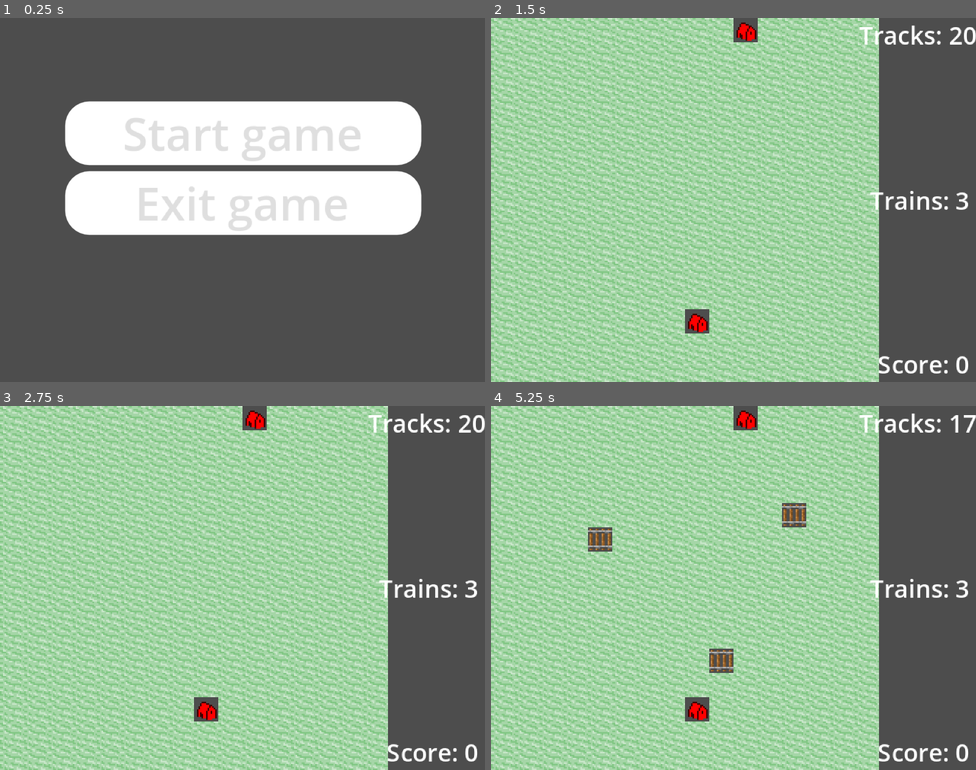
Above: before the commit, frames 1-4 (two rows, left to right).
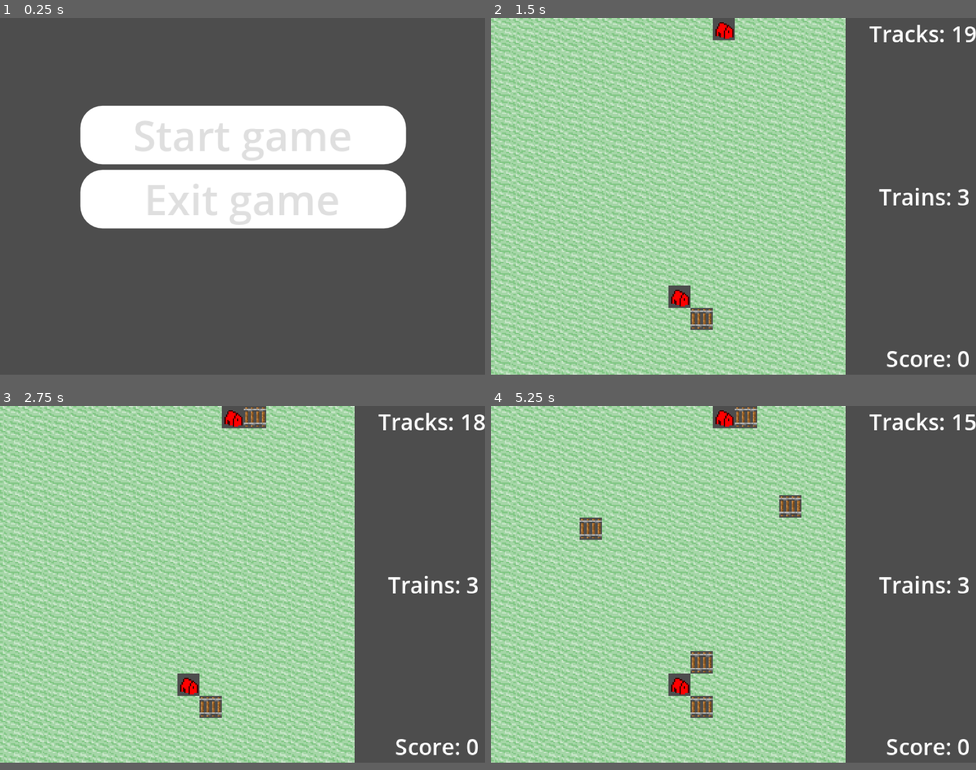
Above: after the commit, the same moments.

Repository: adrians127/euro-train
Game: Godot game, scene res://scenes/Mainmenu.tscn
The game is run twice, just before and just after one commit, with the same random seed, the same clock (stepped at 60 frames per second) and the same inputs.
Inputs (mouse positions are in pixels of both pictures, inside the frame that each line leads up to):
- Up to frame 1 (0.25 s): no input
- Up to frame 2 (1.5 s): click "Start game" at 0.5 s; tap Enter at 1.25 s; move the mouse to (694, 320) at 1.27 s; click (694, 320) at 1.42 s
- Up to frame 3 (2.75 s): tap Space at 2 s; move the mouse to (252, 416) at 2.02 s; click (252, 416) at 2.17 s
- Up to frame 4 (5.25 s): tap Enter at 2.75, 4.25 s; move the mouse to (782, 507) at 2.77 s; click (782, 507) at 2.92 s; tap Space at 3.5, 5 s; move the mouse to (709, 660) at 3.52 s; click (709, 660) at 3.67 s; move the mouse to (879, 642) at 4.27 s; click (879, 642) at 4.42 s; move the mouse to (588, 533) at 5.02 s; click (588, 533) at 5.17 s
In our replay, the window is 800x600 before the commit and 800x588 after it. These sizes can differ from the game's own. Grey fills any space a smaller window leaves; there, only what the larger window draws over its background counts as a difference.

The runs differ from the first frame. In frame 1, 8.0% of the frame differs, in the area x 13-87%, y 22-60%; in frame 2, 42%; in frame 3, 42%; in frame 4, 43%, in the area x 0-100%, y 0-100%.

Commit message:
change resolution

Diff:
--- a/project.godot
+++ b/project.godot
@@ -21,8 +21,8 @@
 
 [display]
 
-window/size/viewport_width=640
-window/size/viewport_height=480
+window/size/viewport_width=700
+window/size/viewport_height=513
 window/stretch/scale=2.0
 window/stretch/scale_mode="integer"
 
